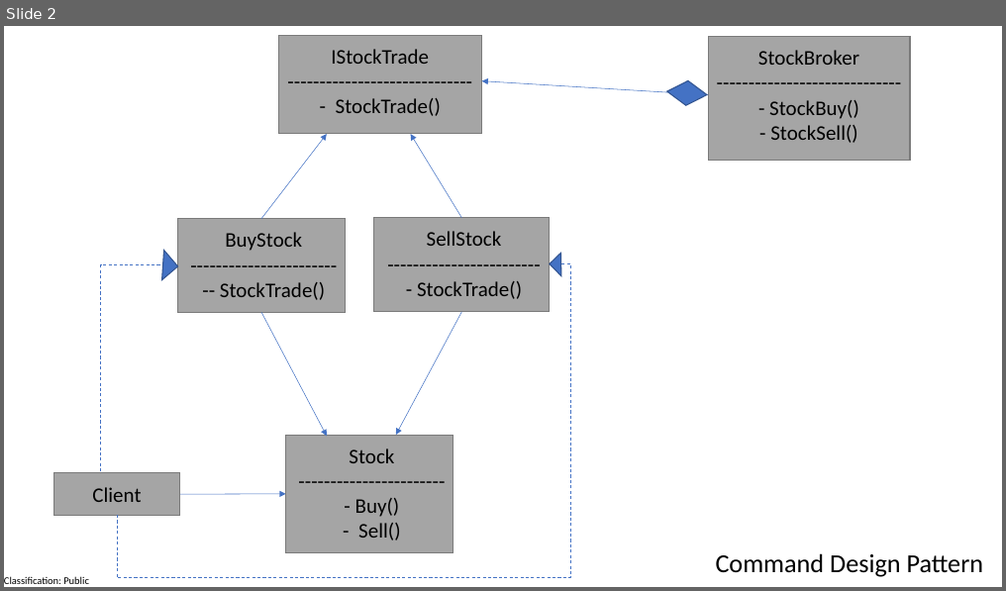
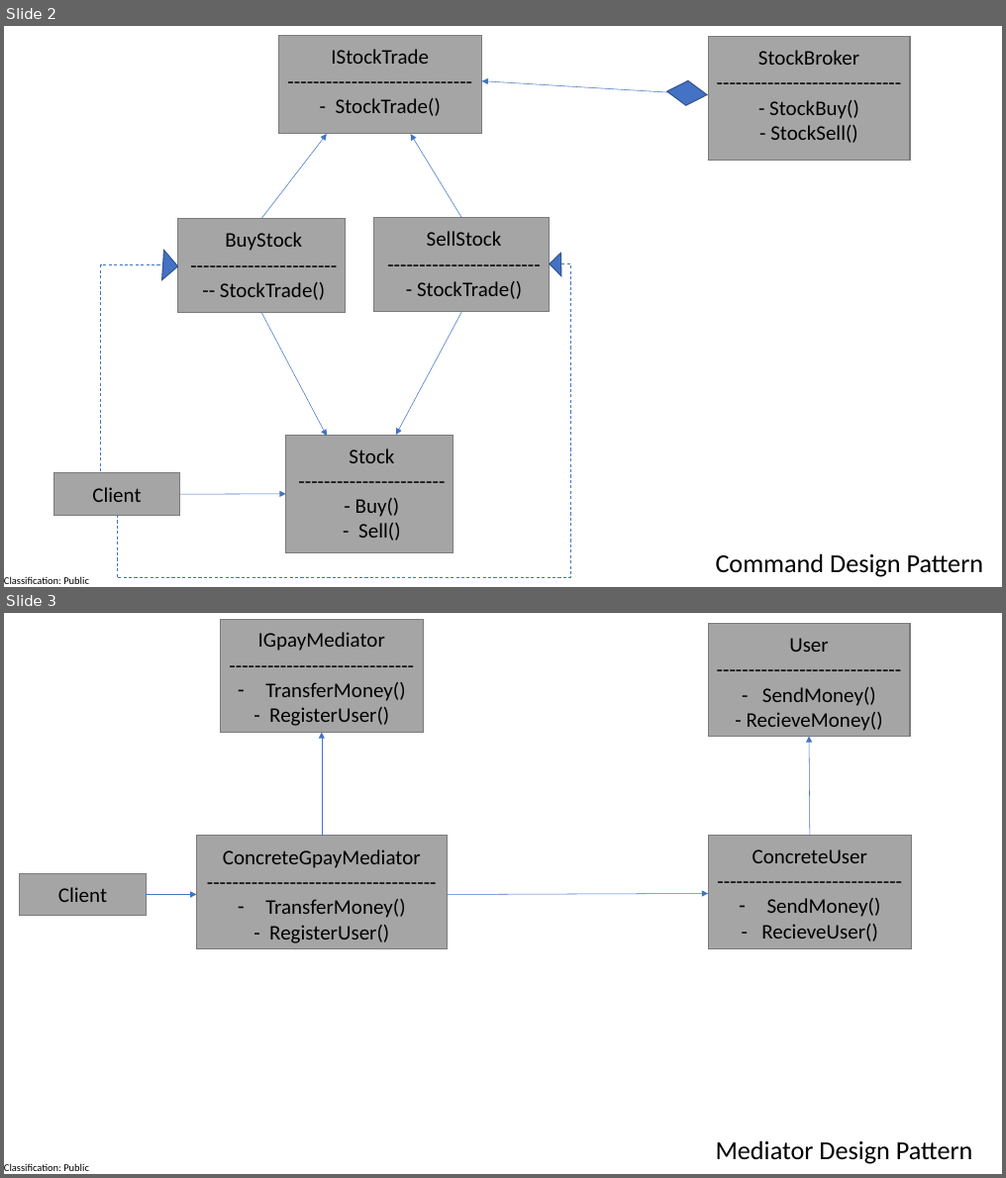
Before and after one commit to aakriti1404/DesignPatterns, a slide deck: BehavioralDesignPattern.pptx. Shown one above the other, each under a label of ours: slide 2 before the commit, slides 2 and 3 after it. The pictures are 1006x591 and 1006x1178 pixels, drawn with LibreOffice and Linux fonts; fonts in the diff are those of the drawing. Boxes give left, top, right and bottom in pixels: in the first picture for what was removed or moved away, otherwise in the second. Text is boxed around its words. In the diff, an @@ line names an element or a change of style, - is before the commit and + after.

Commit message:
Command Design Pattern

```diff
--- a/BehavioralDesignPattern.pptx
+++ b/BehavioralDesignPattern.pptx
@@ slide 3 added at box(4, 613, 1002, 1174), background #FFFFFF; not listed: 1 template element that a slide beside it also shows @@
@@ rectangle added at box(220, 619, 423, 732), fill #A5A5A5, outline #7A7A7A 1 pt @@
@@ text added at box(258, 632, 405, 726), 20 pt, text #000000 @@
+IGpayMediator
+-----------------------------
+– TransferMoney()
+- RegisterUser()
@@ rectangle added at box(709, 623, 911, 736), fill #A5A5A5, outline #7A7A7A 1 pt @@
@@ text added at box(746, 638, 883, 731), 20 pt, text #000000 @@
+User
+-----------------------------
+- SendMoney()
+- RecieveMoney()
@@ arrow added from (322, 836) to (322, 732), #4472C4 0.5 pt @@
@@ arrow added from (810, 836) to (810, 737), #4472C4 0.5 pt @@
@@ rectangle added at box(196, 836, 447, 949), fill #A5A5A5, outline #7A7A7A 1 pt @@
@@ text added at box(223, 850, 421, 944), 20 pt, text #000000 @@
+ConcreteGpayMediator
+------------------------------------
+– TransferMoney()
+- RegisterUser()
@@ rectangle added at box(709, 836, 912, 949), fill #A5A5A5, outline #7A7A7A 1 pt @@
@@ text added at box(752, 850, 881, 942), 20 pt, text #000000 @@
+ConcreteUser
+-----------------------------
+– SendMoney()
+- RecieveUser()
@@ rectangle added at box(20, 873, 146, 916), fill #A5A5A5, outline #7A7A7A 1 pt @@
@@ line added from (82, 878) to (82, 878), #4472C4 0.5 pt @@
@@ text added at box(58, 887, 107, 902), 20 pt, text #000000 @@
+Client
@@ arrow added from (146, 894) to (196, 894), #4472C4 0.5 pt @@
@@ arrow added from (448, 894) to (709, 894), #4472C4 0.5 pt @@
@@ text added at box(716, 1141, 973, 1164), 25 pt, text #000000 @@
+Mediator Design Pattern
```
Also in this commit, not shown: 1 slide changed, 2 other slides added, 7 other files.
